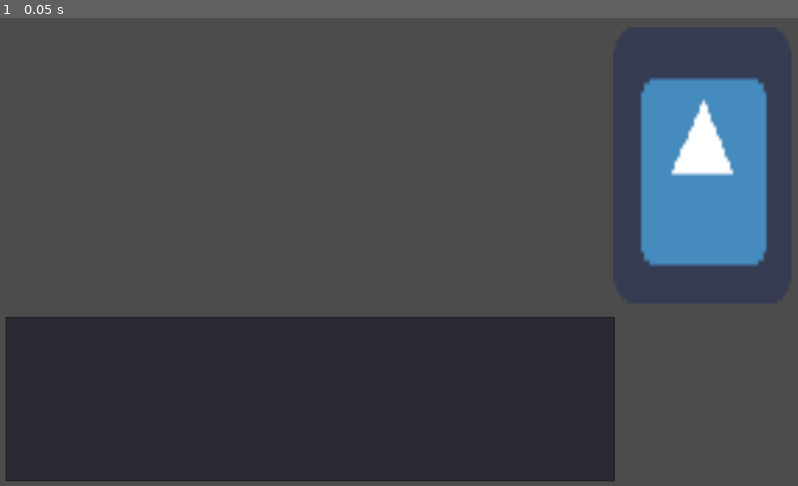
Above: before the commit, frame 1.
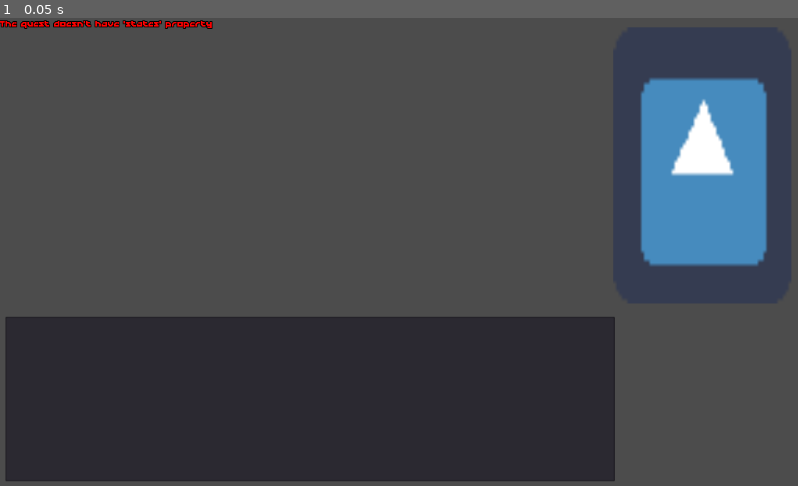
Above: after the commit, the same moment.

Repository: staddy/TextQuest
Game: Godot game, scene res://engine/QuestWindow.tscn
Two runs of this game, one before a commit and one after it. Both use one fixed random seed, a clock stepped at 60 frames per second and the inputs below. This scene is started directly instead of the project's main scene. The engine's default icon, where the game draws it, is replaced by a stand-in: a white triangle on a blue panel in a dark square.
Inputs:
- Up to frame 1 (0.05 s): no input

The runs differ from the first frame. In frame 1, 0.3% of the frame differs, in the area x 0-27%, y 0-3%.

Commit message:
Engine basics (conditions, probabilities, vars, results)

Diff:
--- a/engine/Core.gd
+++ b/engine/Core.gd
@@ -16,3 +16,36 @@
 				ret_val.append(file_name)
 			file_name = dir.get_next()
 	return ret_val
+
+static func evaluate(input):
+	var script = GDScript.new()
+	script.set_source_code("func eval():\n\treturn " + input)
+	script.reload()
+	var obj = Reference.new()
+	obj.set_script(script)
+	return obj.eval()
+
+static func fill_and_evaluate(input, vars):
+	return evaluate(fill_vars(input, vars))
+
+static func fill_vars(input: String, vars: Dictionary):
+	var ret_val = input
+	for v in vars:
+		ret_val.replace("{" + v + "}", str(vars[v]))
+	return ret_val
+
+static func condition_met(object: Dictionary, vars: Dictionary):
+	if (not object.has("condition")) or (object["condition"] == ""):
+		return true
+	return fill_and_evaluate(object["condition"], vars)
+
+static func probability_rolls(object: Dictionary):
+	if (not object.has("p")) or (object["p"] >= 1.0):
+		return true
+	return randf() < object["p"]
+
+static func as_array(object):
+	var ret_val = object
+	if ret_val is Dictionary:
+		ret_val = [ret_val]
+	return ret_val
--- a/engine/Main.gd
+++ b/engine/Main.gd
@@ -3,13 +3,12 @@
 var files = []
 
 func _ready():
-	files = Core.get_files(Core.path, ["res", "tres"])
+	files = core.get_files(Core.path, ["res", "tres"])
 	for file in files:
 		$Quests.add_item(file)
 
-
 func _on_Quests_item_activated(index):
-	var quest_window = Core.QuestWindow.instance()
-	quest_window.quest = ResourceLoader.load(Core.path + files[index]).data
+	var quest_window = core.QuestWindow.instance()
+	quest_window.quest = ResourceLoader.load(core.path + files[index]).data
 	queue_free()
 	get_tree().root.add_child(quest_window)
--- a/engine/QuestWindow.gd
+++ b/engine/QuestWindow.gd
@@ -1,7 +1,119 @@
 extends Node2D
 
-var quest = {}
-var current_state = {}
+var quest: = {}
+var states: = {}
+var _current_state_key: = ""
+var current_state: = {}
+var actions: = []
+var vars: = {}
 
 func _ready():
-	print(quest)
+	if not quest.has("states"):
+		$Text.bbcode_text = \
+		"[color=#ff0000]The quest doesn't have 'states' property[/color]"
+		return
+	states = quest["states"]
+	if not quest.has("start"):
+		$Text.bbcode_text = \
+		"[color=#ff0000]The quest start state isn't set[/color]"
+		return
+	set_state(quest["start"])
+
+func set_state(state_: String):
+	_current_state_key = state_
+	if not states.has(_current_state_key):
+		$Text.bbcode_text = \
+		"[color=#ff0000]The quest doesn't have state '%s'[/color]" \
+		% state_
+		return
+	current_state = states[_current_state_key]
+	process_state()
+
+func process_state():
+	fill_text()
+	fill_actions()
+
+func fill_text():
+	if not current_state.has("text"):
+		$Text.bbcode_text = \
+		"[color=#ff0000]State '%s' doesn't have text[/color]" % _current_state_key
+		return
+	$Text.bbcode_text = current_state["text"]
+
+func fill_actions():
+	$Actions.clear()
+	if not current_state.has("actions"):
+		$Text.bbcode_text = \
+		"[color=#ff0000]State '%s' doesn't have actions[/color]" \
+		% _current_state_key
+		return
+	actions = core.as_array(current_state["actions"])
+	for action in actions:
+		if core.condition_met(action, vars):
+			if not action.has("text"):
+				$Text.bbcode_text = \
+				"[color=#ff0000]Action in state '%s' doesn't have text[/color]" \
+				% _current_state_key
+				return
+			if not action.has("results"):
+				$Text.bbcode_text = \
+				"[color=#ff9999]Action in state '%s' doesn't have results[/color]" \
+				% _current_state_key
+				return
+			$Actions.add_item(action["text"])
+
+func process_action(index):
+	var results = core.as_array(actions[index]["results"])
+	var possible_results = []
+	var weights = []
+	var sum = 0
+	for result in results:
+		if core.condition_met(result, vars):
+			if (not result.has("weight")) or (result["weight"] == 0):
+				process_result(result)
+				return
+			weights.append(sum + result["weight"])
+			sum += result["weight"]
+			possible_results.append(result)
+	if len(possible_results) == 0:
+		$Text.bbcode_text = \
+		"[color=#ff9999]Action in state '%s' doesn't have possible results[/color]" \
+		% _current_state_key
+		return
+	var r = randi() % int(sum)
+	for i in range(0, len(weights)):
+		if r < weights[i]:
+			process_result(possible_results[i])
+			return
+
+func process_result(result):
+	process_vars(result)
+	if not result.has("next"):
+		$Text.bbcode_text = \
+		"[color=#ff9999]Action result in state '%s' doesn't have next state[/color]" \
+		% _current_state_key
+	set_state(result["next"])
+
+func process_vars(result):
+	if not result.has("vars"):
+		return
+	var vs = result["vars"]
+	if vs is Dictionary:
+		if not vs.has("var"):
+			for v in vs:
+				if v != "":
+					vars[v] = core.fill_and_evaluate(vs[v], vars)
+			return
+		else:
+			vs = [vs]
+	for v in vs:
+		if not core.condition_met(v, vars):
+			continue
+		if not core.probability_rolls(v):
+			continue
+		if (not v.has("var")) or (not v.has("value")):
+			$Text.bbcode_text = \
+			"[color=#ff9999]Action result in state '%s' has error in vars[/color]" \
+			% _current_state_key
+			return
+		vars[v["var"]] = core.fill_and_evaluate(v["value"], vars)
--- a/engine/QuestWindow.tscn
+++ b/engine/QuestWindow.tscn
@@ -1,7 +1,8 @@
-[gd_scene load_steps=3 format=2]
+[gd_scene load_steps=4 format=2]
 
 [ext_resource path="res://icon.png" type="Texture" id=1]
 [ext_resource path="res://engine/QuestWindow.gd" type="Script" id=2]
+[ext_resource path="res://fonts/font.tres" type="DynamicFont" id=3]
 
 [node name="QuestWindow" type="Node2D"]
 script = ExtResource( 2 )
@@ -9,6 +10,8 @@
 [node name="Text" type="RichTextLabel" parent="."]
 margin_right = 751.0
 margin_bottom = 373.0
+custom_fonts/normal_font = ExtResource( 3 )
+bbcode_enabled = true
 __meta__ = {
 "_edit_use_anchors_": false
 }
@@ -27,12 +30,14 @@
 "_edit_use_anchors_": false
 }
 
-[node name="ItemList" type="ItemList" parent="."]
+[node name="Actions" type="ItemList" parent="."]
 margin_left = 7.0
 margin_top = 383.0
 margin_right = 787.0
 margin_bottom = 594.0
+custom_fonts/font = ExtResource( 3 )
 allow_reselect = true
 __meta__ = {
 "_edit_use_anchors_": false
 }
+[connection signal="item_selected" from="Actions" to="." method="process_action"]
--- /dev/null
+++ b/fonts/font.tres
@@ -0,0 +1,8 @@
+[gd_resource type="DynamicFont" load_steps=2 format=2]
+
+[ext_resource path="res://fonts/Kapel2_jeti.ttf" type="DynamicFontData" id=1]
+
+[resource]
+outline_size = 1
+outline_color = Color( 0, 0, 0, 1 )
+font_data = ExtResource( 1 )
--- a/project.godot
+++ b/project.godot
@@ -30,6 +30,10 @@
 run/main_scene="res://engine/Main.tscn"
 config/icon="res://icon.png"
 
+[autoload]
+
+core="*res://engine/Core.gd"
+
 [display]
 
 window/stretch/mode="viewport"
--- a/quests/ru/governor.JSON
+++ b/quests/ru/governor.JSON
@@ -13,25 +13,91 @@
 				{
 					"condition": "",
 					"text": "Здорова, блин!",
-					"result": [
+					"results": [
 						{
 							"condition": "",
-							"p": 1.0,
+							"weight": 1,
 							"next": "1",
 							"vars": [
 								{
 									"condition": "",
+									"p": 1.0,
 									"var": "",
 									"value": "",
 								}
-							]
-						}
-					]
+							],
+						},
+					],
 				},
 				{
 					"text": "Привет...",
+					"results": [
+						{
+							"condition": "",
+							"weight": 1,
+							"next": "1",
+							"vars": [
+								{
+									"condition": "",
+									"p": 1.0,
+									"var": "",
+									"value": "",
+								},
+							],
+						},
+					],
 				},
 			],
 		},
-	}
+		"1": {
+			"text": "Чё делаешб!",
+			"actions": [
+				{
+					"condition": "",
+					"text": "Ничё блин!",
+					"results": [
+						{
+							"condition": "",
+							"weight": 1,
+							"next": "0",
+							"vars": [
+								{
+									"condition": "",
+									"p": 1.0,
+									"var": "",
+									"value": "",
+								}
+							],
+						},
+					],
+				},
+				{
+					"text": "Привет...",
+					"results": [
+						{
+							"condition": "",
+							"weight": 1,
+							"next": "2",
+							"vars": [
+								{
+									"condition": "",
+									"p": 1.0,
+									"var": "",
+									"value": "",
+								},
+							],
+						},
+					],
+				},
+			],
+		},
+		"2": {
+			"text": "Ты чё, дурак, блин?",
+			"actions": [{"text": "Да, блин", "results": {"next": "3"}}, {"text": "Нет", "results": {"next": "0"}}]
+		},
+		"3": {
+			"text": "[color=#99FF99]Вы проиграли[/color]",
+			"actions": [{"text": "Окей, попробуем ещё раз", "results": {"next": "0"}}]
+		},
+	},
 }
Binary file added: fonts/Kapel2_jeti.ttf
